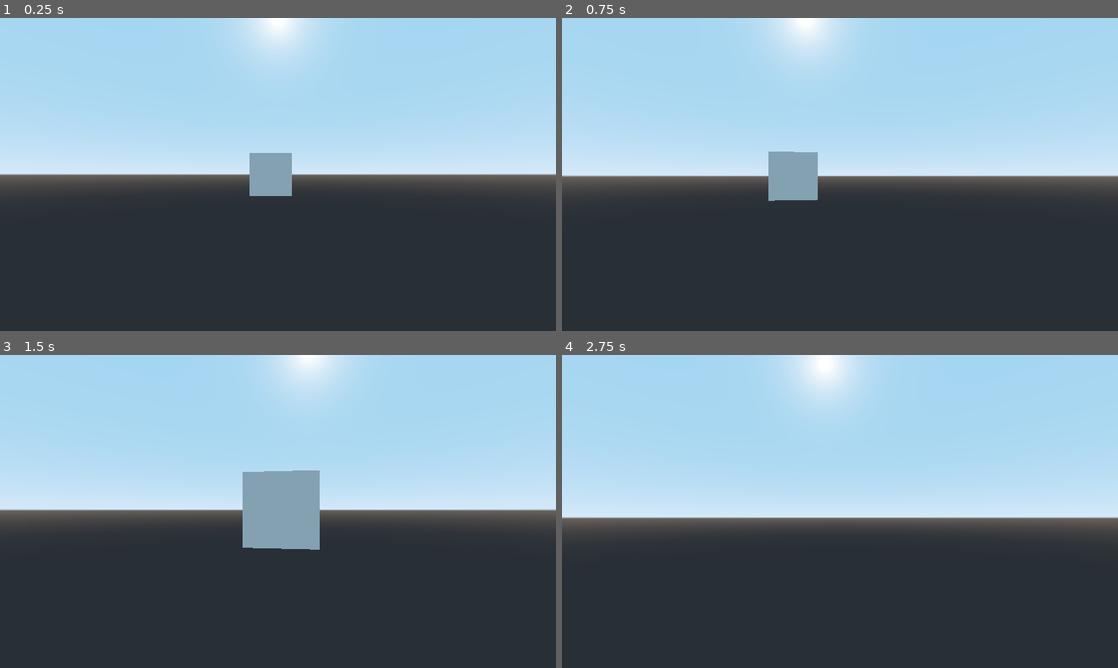
Above: before the commit, frames 1-4 (two rows, left to right).
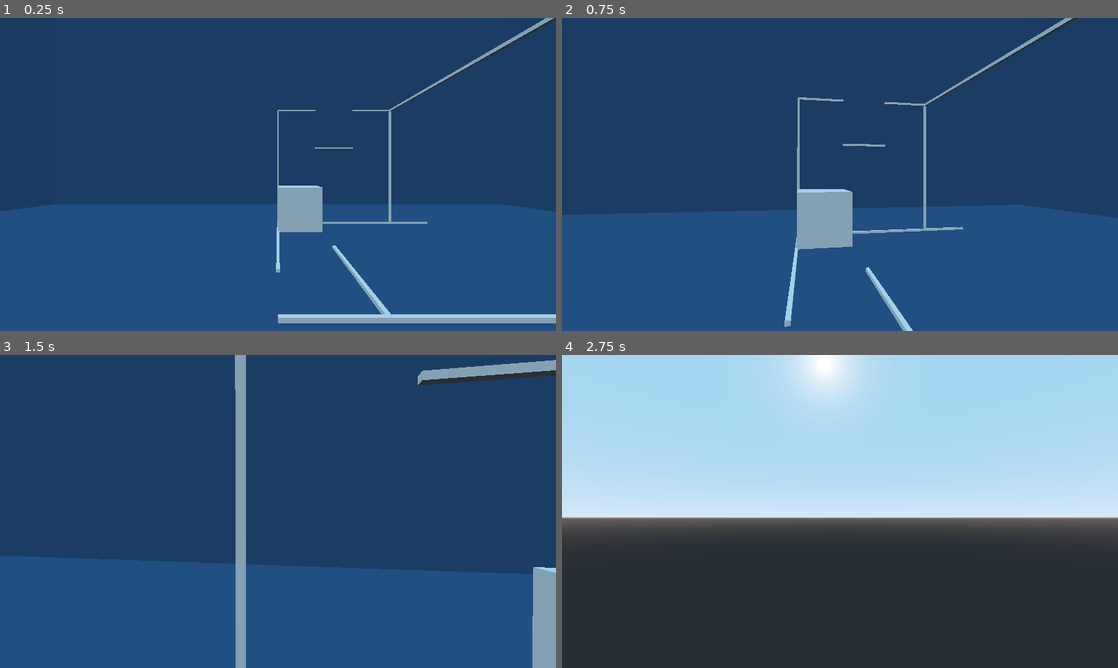
Above: after the commit, the same moments.

Repository: patrickgh3/rails
Game: Godot game, scene res://objects/World.tscn
Two runs of this game, one before a commit and one after it. Both use one fixed random seed, a clock stepped at 60 frames per second and the inputs below. Before the commit the project starts from res://World.tscn.
Inputs (mouse positions are in pixels of both pictures, inside the frame that each line leads up to):
- Up to frame 1 (0.25 s): no input
- Up to frame 2 (0.75 s): tap Enter at 0.5 s; move the mouse to (867, 174) at 0.52 s; hold Up (ui_up) from 0.53 s (still down); hold 1 from 0.53 s (still down)
- Up to frame 3 (1.5 s): keep holding Up (ui_up); tap 2 at 0.8, 1.35 s; move the mouse to (250, 511) at 1.27 s; release 1 at 1.28 s
- Up to frame 4 (2.75 s): keep holding Up (ui_up); tap 3 at 1.55 s; move the mouse to (851, 505) at 2.02 s; hold 3 from 2.03 s (still down); tap 4 at 2.3 s

The runs differ from the first frame. In frame 1, 100% of the frame differs, in the area x 0-100%, y 0-100%; in frame 2, 100%; in frame 3, 100%; in frame 4, nothing differs.

Commit message:
Add basic rails

Diff:
--- a/rails/World.tscn
+++ /dev/null
@@ -1,25 +0,0 @@
-[gd_scene load_steps=4 format=2]
-
-[ext_resource path="res://Player.gd" type="Script" id=1]
-
-[sub_resource type="CubeMesh" id=1]
-
-[sub_resource type="CubeMesh" id=2]
-
-[node name="World" type="Spatial"]
-
-[node name="Player" type="Spatial" parent="."]
-script = ExtResource( 1 )
-
-[node name="MeshInstance" type="MeshInstance" parent="Player"]
-mesh = SubResource( 1 )
-material/0 = null
-
-[node name="CamRoot" type="Spatial" parent="Player"]
-
-[node name="Camera" type="Camera" parent="Player/CamRoot"]
-
-[node name="MeshInstance" type="MeshInstance" parent="."]
-transform = Transform( 1, 0, 0, 0, 1, 0, 0, 0, 1, -0.338339, -2.38419e-07, -11.4113 )
-mesh = SubResource( 2 )
-material/0 = null
--- /dev/null
+++ b/rails/objects/Box.gd
@@ -0,0 +1,103 @@
+extends Spatial
+
+var velocity = Vector3()
+onready var world = owner
+var edges = Array()
+
+func _ready():
+	# Bottom
+	edges.append({"a": Vector3(0, 0, 0), "b": Vector3(1, 0, 0)})
+	edges.append({"a": Vector3(1, 0, 0), "b": Vector3(1, 0, 1)})
+	edges.append({"a": Vector3(1, 0, 1), "b": Vector3(0, 0, 1)})
+	edges.append({"a": Vector3(0, 0, 1), "b": Vector3(0, 0, 0)})
+
+	# Top
+	edges.append({"a": Vector3(0, 1, 0), "b": Vector3(1, 1, 0)})
+	edges.append({"a": Vector3(1, 1, 0), "b": Vector3(1, 1, 1)})
+	edges.append({"a": Vector3(1, 1, 1), "b": Vector3(0, 1, 1)})
+	edges.append({"a": Vector3(0, 1, 1), "b": Vector3(0, 1, 0)})
+
+	# Sides
+	edges.append({"a": Vector3(0, 0, 0), "b": Vector3(0, 1, 0)})
+	edges.append({"a": Vector3(0, 0, 1), "b": Vector3(0, 1, 1)})
+	edges.append({"a": Vector3(1, 0, 0), "b": Vector3(1, 1, 0)})
+	edges.append({"a": Vector3(1, 0, 1), "b": Vector3(1, 1, 1)})
+
+	pass
+
+func _process(delta):
+	# Test start moving
+	if velocity.x == 0 and velocity.y == 0 and velocity.z == 0:
+		if Input.is_key_pressed(KEY_1):
+			velocity.x = -0.5
+		if Input.is_key_pressed(KEY_2):
+			velocity.x = 0.5
+		if Input.is_key_pressed(KEY_3):
+			velocity.y = -0.5
+		if Input.is_key_pressed(KEY_4):
+			velocity.y = 0.5
+		if Input.is_key_pressed(KEY_5):
+			velocity.z = -0.5
+		if Input.is_key_pressed(KEY_6):
+			velocity.z = 0.5
+
+	# Move
+	if velocity.x != 0 or velocity.y != 0 or velocity.z != 0:
+		# Accelerate
+		velocity += Vector3(sign(velocity.x), sign(velocity.y), sign(velocity.z)) * 5 * delta
+
+		# Check if we're about to go off the rails!
+		var to_move = velocity * delta
+		if on_rails(to_move):
+			translation += to_move
+		else:
+			velocity = Vector3()
+			# Snap position to the nearest cell (hack, this doesn't support off-grid rails)
+			translation.x = round(translation.x)
+			translation.y = round(translation.y)
+			translation.z = round(translation.z)
+
+
+
+# A box is defined to be on the rails if it has at least 1 edge where both endpoints are on a rail.
+func on_rails(to_move):
+	for edge in edges:
+		var a = false
+		var b = false
+		for rail in world.rails:
+
+			# Only check nearby rails, for performance which I think will become a problem
+			# once we have hundreds of rails.
+			# Note: it's very possible this optimization isn't good enough or has failure cases!
+			if not rail_nearby(rail): continue
+
+			if not a and point_on_rail(translation + to_move + edge["a"], rail):
+				a = true
+			if not b and point_on_rail(translation + to_move + edge["b"], rail):
+				b = true
+			if a and b: break
+		if a and b: return true
+	return false
+
+# Rough check if the rail is closeby on the grid
+func rail_nearby(rail):
+	var cutoff = 1
+	if abs(round(translation.x) - round(rail.translation.x)) > cutoff: return false
+	if abs(round(translation.y) - round(rail.translation.y)) > cutoff: return false
+	if abs(round(translation.z) - round(rail.translation.z)) > cutoff: return false
+	return true
+
+func point_on_rail(point, rail):
+	var rail_a = rail.translation
+	# We get the basis here to account for the rails being rotated in the scene editor
+	var rail_b = rail.translation + rail.transform.basis.x.normalized()
+	return point_on_line_segment(point, rail_a, rail_b)
+
+# From: https://stackoverflow.com/a/17590923/2134837
+func point_on_line_segment(point, line_a, line_b):
+	var ab = (line_a - line_b).length()
+	var ap = (point - line_a).length()
+	var pb = (point - line_b).length()
+	var difference = abs(ab - (ap + pb))
+	# Note: epsilon of 0.001 here was chosen pretty arbitrarily!
+	return difference < 0.001
--- /dev/null
+++ b/rails/objects/Box.tscn
@@ -0,0 +1,14 @@
+[gd_scene load_steps=3 format=2]
+
+[ext_resource path="res://objects/Box.gd" type="Script" id=1]
+
+[sub_resource type="CubeMesh" id=1]
+
+[node name="Box" type="Spatial"]
+transform = Transform( 1, 0, 0, 0, 1, 0, 0, 0, 1, 0, 0, -6 )
+script = ExtResource( 1 )
+
+[node name="MeshInstance" type="MeshInstance" parent="."]
+transform = Transform( 0.5, 0, 0, 0, 0.5, 0, 0, 0, 0.5, 0.5, 0.5, 0.5 )
+mesh = SubResource( 1 )
+material/0 = null
--- /dev/null
+++ b/rails/objects/Ground.tscn
@@ -0,0 +1,48 @@
+[gd_scene load_steps=5 format=2]
+
+[sub_resource type="CubeMesh" id=1]
+
+[sub_resource type="VisualShaderNodeColorConstant" id=2]
+constant = Color( 0.1925, 0.37125, 0.55, 1 )
+
+[sub_resource type="VisualShader" id=3]
+code = "shader_type spatial;
+render_mode specular_schlick_ggx;
+
+
+
+
+void vertex() {
+// Output:0
+
+}
+
+void fragment() {
+// Color:2
+	vec3 n_out2p0 = vec3(0.192500, 0.371250, 0.550000);
+	float n_out2p1 = 1.000000;
+
+// Output:0
+	ALBEDO = n_out2p0;
+
+}
+
+void light() {
+// Output:0
+
+}
+"
+graph_offset = Vector2( 0, 75 )
+nodes/fragment/2/node = SubResource( 2 )
+nodes/fragment/2/position = Vector2( 140, 200 )
+nodes/fragment/connections = PoolIntArray( 2, 0, 0, 0 )
+
+[sub_resource type="ShaderMaterial" id=4]
+shader = SubResource( 3 )
+
+[node name="Ground" type="Spatial"]
+transform = Transform( 10, 0, 0, 0, 1, 0, 0, 0, 10, 0, -1, 0 )
+
+[node name="MeshInstance" type="MeshInstance" parent="."]
+mesh = SubResource( 1 )
+material/0 = SubResource( 4 )
--- /dev/null
+++ b/rails/objects/Player.tscn
@@ -0,0 +1,18 @@
+[gd_scene load_steps=3 format=2]
+
+[ext_resource path="res://objects/Player.gd" type="Script" id=1]
+
+[sub_resource type="CubeMesh" id=1]
+
+[node name="Player" type="Spatial"]
+transform = Transform( 1, 0, 0, 0, 1, 0, 0, 0, 1, 0, 1.29068, 0 )
+script = ExtResource( 1 )
+
+[node name="MeshInstance" type="MeshInstance" parent="."]
+transform = Transform( 0.5, 0, 0, 0, 0.5, 0, 0, 0, 0.5, -0.000602603, 4.76837e-07, 0.0083003 )
+mesh = SubResource( 1 )
+material/0 = null
+
+[node name="CamRoot" type="Spatial" parent="."]
+
+[node name="Camera" type="Camera" parent="CamRoot"]
--- /dev/null
+++ b/rails/objects/Rail.gd
@@ -0,0 +1 @@
+extends Spatial
--- /dev/null
+++ b/rails/objects/Rail.tscn
@@ -0,0 +1,19 @@
+[gd_scene load_steps=3 format=2]
+
+[ext_resource path="res://objects/Rail.gd" type="Script" id=1]
+
+[sub_resource type="CubeMesh" id=1]
+
+[node name="Rail" type="Spatial"]
+script = ExtResource( 1 )
+__meta__ = {
+"_edit_group_": true
+}
+
+[node name="MeshInstance" type="MeshInstance" parent="."]
+transform = Transform( 0.5, 0, 0, 0, 0.025, 0, 0, 0, 0.025, 0.5, 0, 0 )
+mesh = SubResource( 1 )
+material/0 = null
+__meta__ = {
+"_edit_lock_": true
+}
--- /dev/null
+++ b/rails/objects/World.gd
@@ -0,0 +1,9 @@
+extends Spatial
+
+var rails = Array()
+
+func _ready():
+	# Add all rails to rails array
+	for node in self.get_children():
+		if "Rail" in node.name:
+			rails.append(node)
--- /dev/null
+++ b/rails/objects/World.tscn
@@ -0,0 +1,116 @@
+[gd_scene load_steps=6 format=2]
+
+[ext_resource path="res://objects/Ground.tscn" type="PackedScene" id=1]
+[ext_resource path="res://objects/Box.tscn" type="PackedScene" id=2]
+[ext_resource path="res://objects/Rail.tscn" type="PackedScene" id=3]
+[ext_resource path="res://objects/Player.tscn" type="PackedScene" id=4]
+[ext_resource path="res://objects/World.gd" type="Script" id=5]
+
+[node name="World" type="Spatial"]
+script = ExtResource( 5 )
+
+[node name="Player" parent="." instance=ExtResource( 4 )]
+
+[node name="Box" parent="." instance=ExtResource( 2 )]
+
+[node name="Rail2" parent="." instance=ExtResource( 3 )]
+transform = Transform( 1, 0, 0, 0, 1, 0, 0, 0, 1, 0, 0, -6 )
+
+[node name="Rail3" parent="." instance=ExtResource( 3 )]
+transform = Transform( 1, 0, 0, 0, 1, 0, 0, 0, 1, 1, 0, -6 )
+
+[node name="Rail4" parent="." instance=ExtResource( 3 )]
+transform = Transform( 1, 0, 0, 0, 1, 0, 0, 0, 1, 2, 0, -6 )
+
+[node name="Rail14" parent="." instance=ExtResource( 3 )]
+transform = Transform( 1, 0, 0, 0, 1, 0, 0, 0, 1, 2, 3, -6 )
+
+[node name="Rail15" parent="." instance=ExtResource( 3 )]
+transform = Transform( 1, 0, 0, 0, 1, 0, 0, 0, 1, 0, 3, -6 )
+
+[node name="Rail16" parent="." instance=ExtResource( 3 )]
+transform = Transform( 1, 0, 0, 0, 1, 0, 0, 0, 1, 1, 2, -6 )
+
+[node name="Rail5" parent="." instance=ExtResource( 3 )]
+transform = Transform( 1, 0, 0, 0, 1, 0, 0, 0, 1, 3, 0, -6 )
+
+[node name="Rail22" parent="." instance=ExtResource( 3 )]
+transform = Transform( 1, 0, 0, 0, 1, 0, 0, 0, 1, 0, 0, -2 )
+
+[node name="Rail23" parent="." instance=ExtResource( 3 )]
+transform = Transform( 1, 0, 0, 0, 1, 0, 0, 0, 1, 1, 0, -2 )
+
+[node name="Rail24" parent="." instance=ExtResource( 3 )]
+transform = Transform( 1, 0, 0, 0, 1, 0, 0, 0, 1, 2, 0, -2 )
+
+[node name="Rail10" parent="." instance=ExtResource( 3 )]
+transform = Transform( 2.98023e-08, 0, -1, 0, 1, 0, 1, 0, 2.98023e-08, 0, 0, -6 )
+
+[node name="Rail11" parent="." instance=ExtResource( 3 )]
+transform = Transform( 2.98023e-08, 0, -1, 0, 1, 0, 1, 0, 2.98023e-08, 0, 0, -5 )
+
+[node name="Rail17" parent="." instance=ExtResource( 3 )]
+transform = Transform( 2.98023e-08, 0, -1, 0, 1, 0, 1, 0, 2.98023e-08, 0, 0, -4 )
+
+[node name="Rail19" parent="." instance=ExtResource( 3 )]
+transform = Transform( 2.98023e-08, 0, -1, 0, 1, 0, 1, 0, 2.98023e-08, 1, 0, -4 )
+
+[node name="Rail21" parent="." instance=ExtResource( 3 )]
+transform = Transform( 2.98023e-08, 0, -1, 0, 1, 0, 1, 0, 2.98023e-08, 3, 3, -3 )
+
+[node name="Rail27" parent="." instance=ExtResource( 3 )]
+transform = Transform( 2.98023e-08, 0, -1, 0, 1, 0, 1, 0, 2.98023e-08, 3, 3, -4 )
+
+[node name="Rail28" parent="." instance=ExtResource( 3 )]
+transform = Transform( 2.98023e-08, 0, -1, 0, 1, 0, 1, 0, 2.98023e-08, 3, 3, -5 )
+
+[node name="Rail29" parent="." instance=ExtResource( 3 )]
+transform = Transform( 2.98023e-08, 0, -1, 0, 1, 0, 1, 0, 2.98023e-08, 3, 3, -6 )
+
+[node name="Rail20" parent="." instance=ExtResource( 3 )]
+transform = Transform( 2.98023e-08, 0, -1, 0, 1, 0, 1, 0, 2.98023e-08, 1, 0, -3 )
+
+[node name="Rail6" parent="." instance=ExtResource( 3 )]
+transform = Transform( -4.37114e-08, -1, 0, 1, -4.37114e-08, 0, 0, 0, 1, 3, 0, -6 )
+
+[node name="Rail18" parent="." instance=ExtResource( 3 )]
+transform = Transform( -4.37114e-08, -1, 0, 1, -4.37114e-08, 0, 0, 0, 1, 3, 0, -2 )
+
+[node name="Rail25" parent="." instance=ExtResource( 3 )]
+transform = Transform( -4.37114e-08, -1, 0, 1, -4.37114e-08, 0, 0, 0, 1, 3, 1, -2 )
+
+[node name="Rail26" parent="." instance=ExtResource( 3 )]
+transform = Transform( -4.37114e-08, -1, 0, 1, -4.37114e-08, 0, 0, 0, 1, 3, 2, -2 )
+
+[node name="Rail8" parent="." instance=ExtResource( 3 )]
+transform = Transform( -4.37114e-08, -1, 0, 1, -4.37114e-08, 0, 0, 0, 1, 0, 0, -6 )
+
+[node name="Rail9" parent="." instance=ExtResource( 3 )]
+transform = Transform( -4.37114e-08, -1, 0, 1, -4.37114e-08, 0, 0, 0, 1, 0, 1, -6 )
+
+[node name="Rail12" parent="." instance=ExtResource( 3 )]
+transform = Transform( -4.37114e-08, -1, 0, 1, -4.37114e-08, 0, 0, 0, 1, 0, 2, -6 )
+
+[node name="Rail7" parent="." instance=ExtResource( 3 )]
+transform = Transform( -4.37114e-08, -1, 0, 1, -4.37114e-08, 0, 0, 0, 1, 3, 1, -6 )
+
+[node name="Rail13" parent="." instance=ExtResource( 3 )]
+transform = Transform( -4.37114e-08, -1, 0, 1, -4.37114e-08, 0, 0, 0, 1, 3, 2, -6 )
+
+[node name="Ground" parent="." instance=ExtResource( 1 )]
+transform = Transform( 10, 0, 0, 0, 1, 0, 0, 0, 10, -0.0435007, -1.03911, -0.023643 )
+
+[node name="Ground6" parent="." instance=ExtResource( 1 )]
+transform = Transform( 10, 0, 0, 0, 1, 0, 0, 0, 10, 0, 12, 0 )
+
+[node name="Ground2" parent="." instance=ExtResource( 1 )]
+transform = Transform( 10, 0, 0, 0, 10, 0, 0, 0, 1, 0, 1, -11 )
+
+[node name="Ground4" parent="." instance=ExtResource( 1 )]
+transform = Transform( 1, 0, 0, 0, 10, 0, 0, 0, 10, -11, 1, 0 )
+
+[node name="Ground5" parent="." instance=ExtResource( 1 )]
+transform = Transform( 1, 0, 0, 0, 10, 0, 0, 0, 10, 11, 1, 0 )
+
+[node name="Ground3" parent="." instance=ExtResource( 1 )]
+transform = Transform( 10, 0, 0, 0, 10, 0, 0, 0, 1, 0, 1, 11 )
--- a/rails/project.godot
+++ b/rails/project.godot
@@ -11,7 +11,7 @@
 [application]
 
 config/name="rails"
-run/main_scene="res://World.tscn"
+run/main_scene="res://objects/World.tscn"
 config/icon="res://icon.png"
 
 [display]
Renamed: rails/Player.gd -> rails/objects/Player.gd
